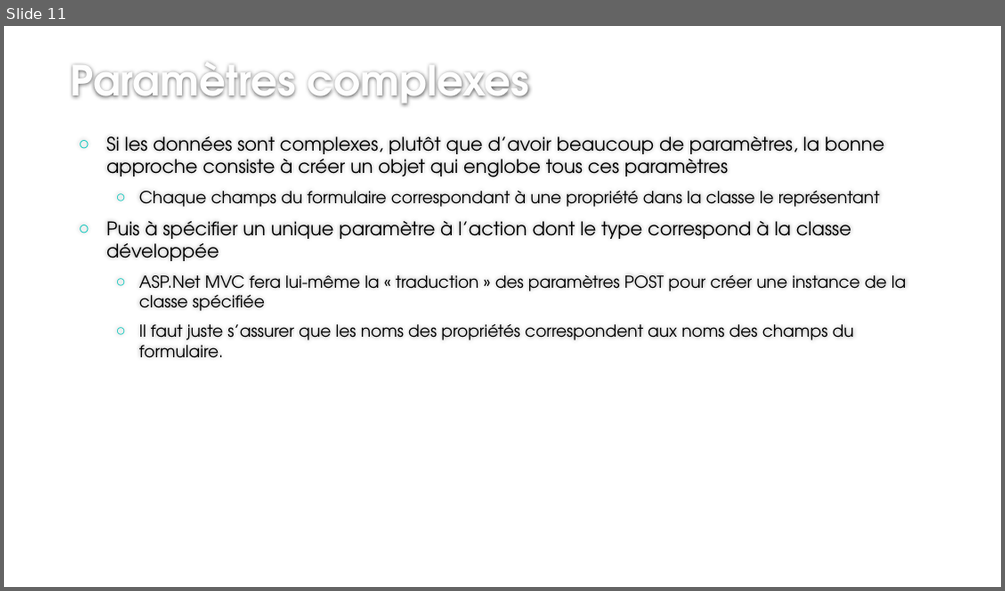
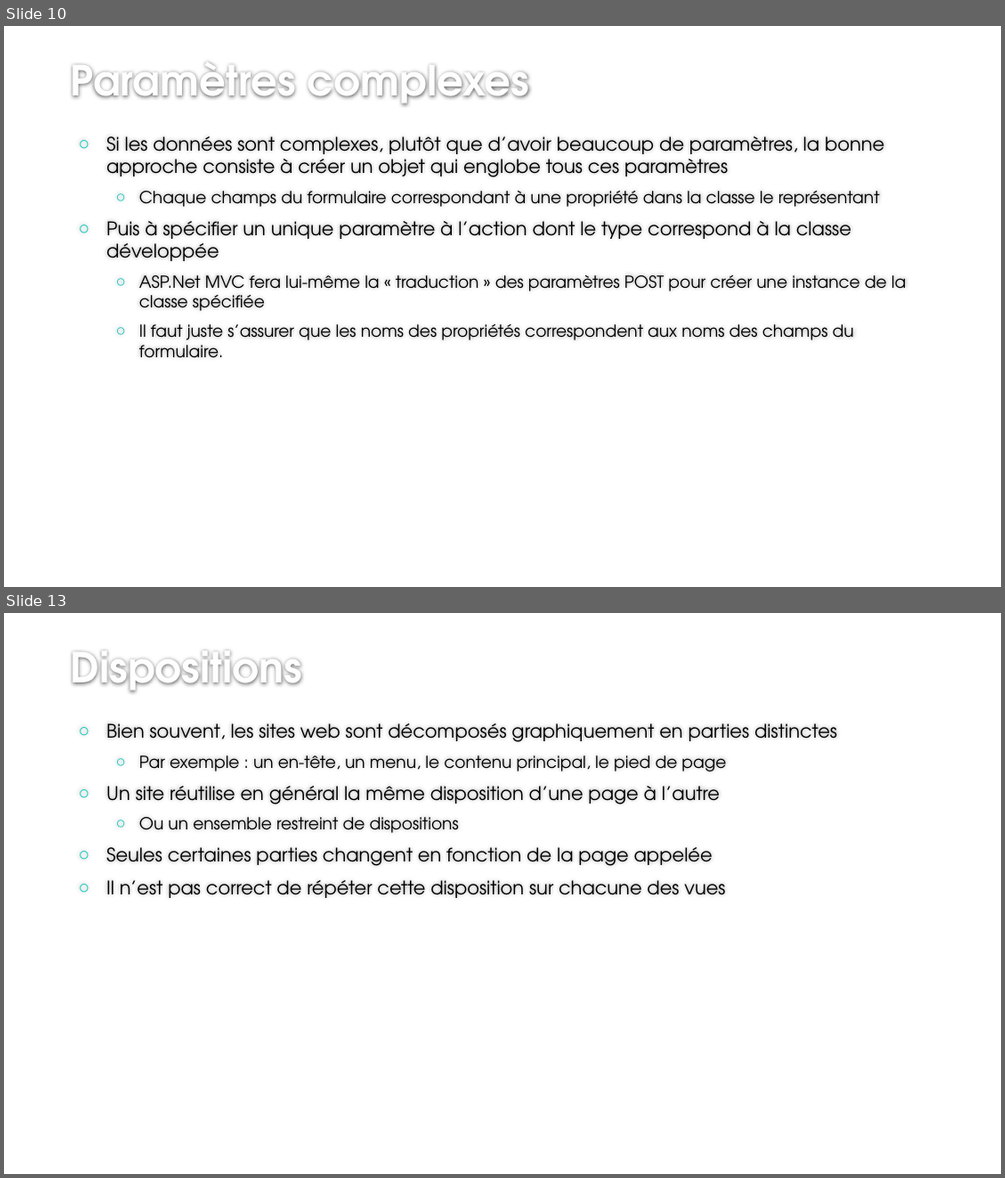
Before and after one commit to jcchalte/PresentationsCCI, a slide deck: 2018-2019/C#/ASP.Net/Cours 2/Introduction au développement Web en ASP - 5 .pptx. Shown one above the other, each under a label of ours: slide 11 before the commit, slides 10 and 13 after it; the slides between them are not shown. The pictures are 1005x591 and 1005x1178 pixels, drawn with LibreOffice and Linux fonts; fonts in the diff are those of the drawing; background and template pictures are left out. Boxes give left, top, right and bottom in pixels: in the first picture for what was removed or moved away, otherwise in the second. Text is boxed around its words. In the diff, an @@ line names an element or a change of style, - is before the commit and + after.

Commit message:
Ajouts page disposition et AJAX

```diff
--- a/2018-2019/C#/ASP.Net/Cours 2/Introduction au développement Web en ASP - 5 .pptx
+++ b/2018-2019/C#/ASP.Net/Cours 2/Introduction au développement Web en ASP - 5 .pptx
@@ slide 13 added at (x1=4, y1=613, x2=1001, y2=1174), background #FFFFFF @@
@@ title added at (x1=71, y1=651, x2=302, y2=693), 40 pt, text #FEFEFE, bold @@
+Dispositions
@@ text added at (x1=106, y1=723, x2=837, y2=898), 18 pt, text #000000 @@
+○ Bien souvent, les sites web sont décomposés graphiquement en parties distinctes
+  ○ Par exemple : un en-tête, un menu, le contenu principal, le pied de page
+○ Un site réutilise en général la même disposition d’une page à l’autre
+  ○ Ou un ensemble restreint de dispositions
+○ Seules certaines parties changent en fonction de la page appelée
+○ Il n’est pas correct de répéter cette disposition sur chacune des vues
@@ what was slide 11 is now slide 10 @@
```
Also in this commit, not shown: 1 slide changed, 13 other slides added, 1 slide removed.
